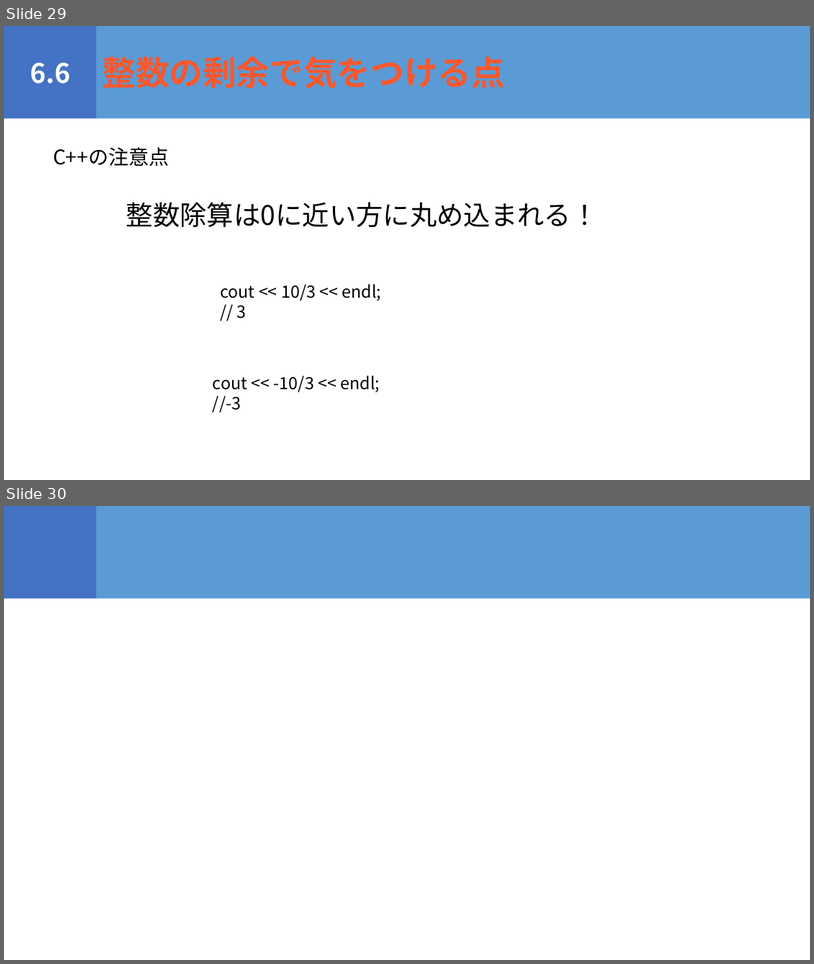
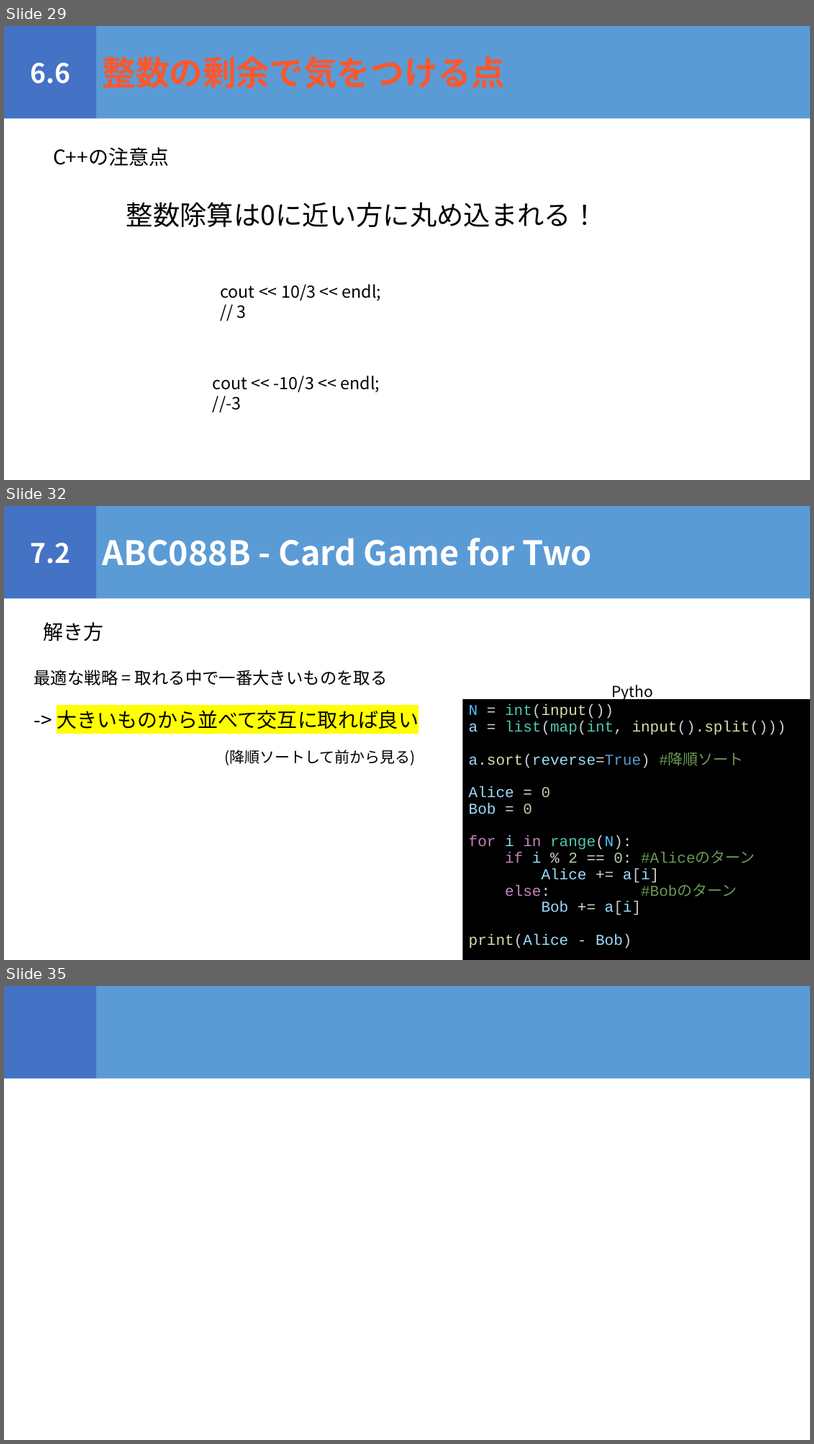
Before and after one commit to igeeeeee/triC_AtCoder_Beginners_Selection, a slide deck: ABS_勉強会.pptx. Shown one above the other, each under a label of ours: slides 29 and 30 before the commit, slides 29, 32 and 35 after it; the slides between them are not shown. The pictures are 814x964 and 814x1444 pixels, drawn with LibreOffice and Linux fonts; fonts in the diff are those of the drawing. Boxes give left, top, right and bottom in pixels: in the first picture for what was removed or moved away, otherwise in the second. Text is boxed around its words. In the diff, an @@ line names an element or a change of style, - is before the commit and + after.

```diff
--- a/ABS_勉強会.pptx
+++ b/ABS_勉強会.pptx
@@ slide 32 added at bbox=[4, 506, 810, 960], background #FFFFFF @@
@@ rectangle added at bbox=[4, 506, 97, 599], fill #4472C4, 32 pt, text #FFFFFF, bold @@
+7.2
@@ rectangle added at bbox=[97, 506, 810, 599], fill #5B9BD5, 40 pt, text #FFFFFF, bold @@
+ABC088B - Card Game for Two
@@ text added at bbox=[44, 622, 104, 641], 24 pt, text #000000 @@
+解き方
@@ text added at bbox=[34, 669, 388, 685], 20 pt, text #000000 @@
+最適な戦略 = 取れる中で一番大きいものを取る
@@ rectangle added at bbox=[463, 699, 810, 960], fill #000000, 18 pt, text #9CDCFE @@
+N = int(input())
+a = list(map(int, input().split()))
+a.sort(reverse=True) #降順ソート
+Alice = 0
+Bob = 0
+for i in range(N):
+if i % 2 == 0: #Aliceのターン
+Alice += a[i]
+else: #Bobのターン
+Bob += a[i]
+print(Alice - Bob)
@@ text added at bbox=[606, 679, 668, 703], 18 pt, text #000000 @@
+Python
@@ text added at bbox=[57, 710, 419, 729], 24 pt, text #000000 @@
+-> 大きいものから並べて交互に取れば良い
@@ text added at bbox=[224, 749, 416, 765], 18 pt, text #000000 @@
+(降順ソートして前から見る)
@@ what was slide 30 is now slide 35 @@
```
Also in this commit, not shown: 5 other slides added, 2 other files.
